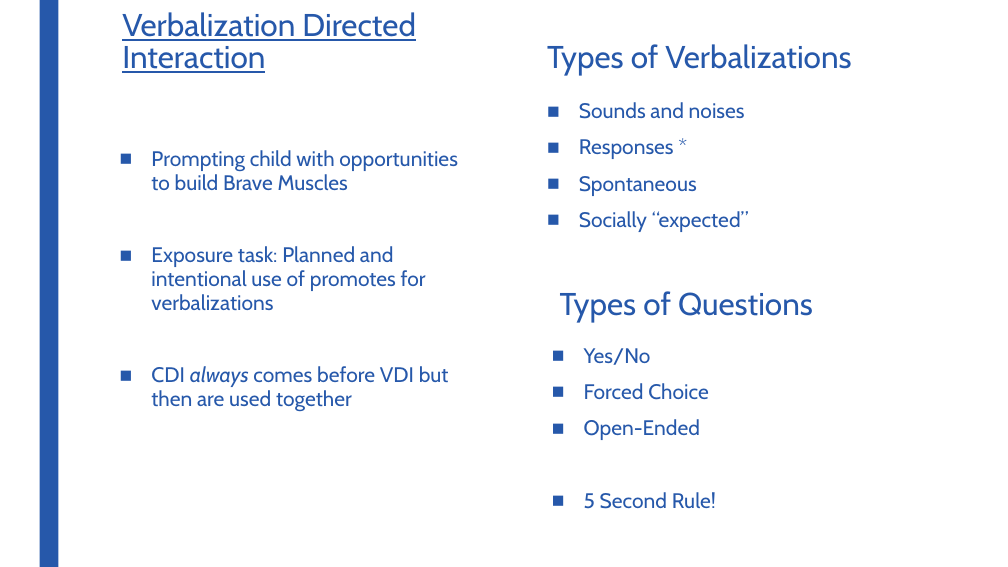
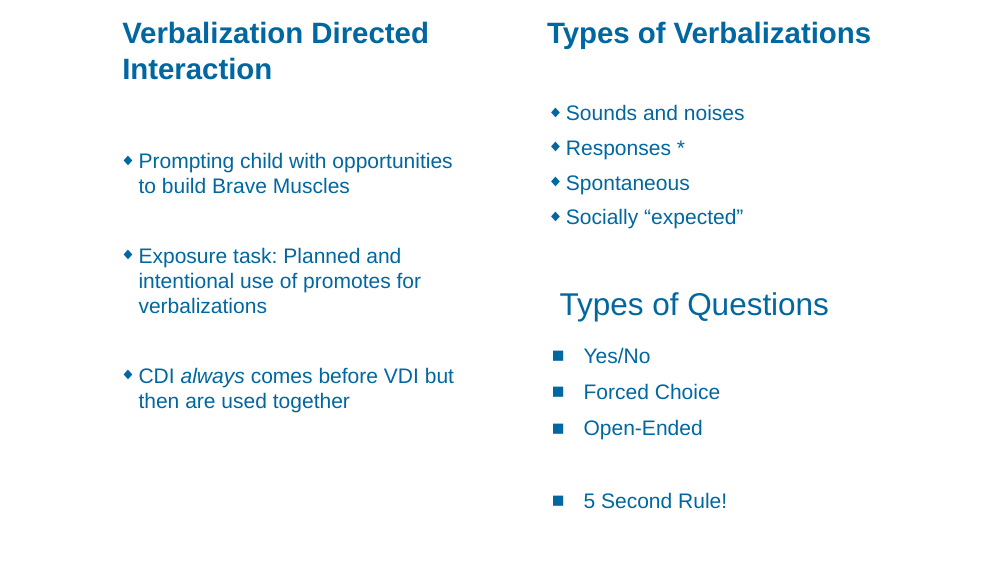
Before and after one commit to ChildMindInstitute/RA-Didactics, a slide deck: slide 15 of Clinical_Disorders/Selective_Mutism.pptx (slide 16 before the commit). Drawn at 1008x567 pixels with LibreOffice and Linux fonts; fonts in the diff are those of the drawing; background and template pictures are left out. Boxes give left, top, right and bottom in pixels: in the first picture for what was removed or moved away, otherwise in the second. Text is boxed around its words. In the diff, an @@ line names an element or a change of style, - is before the commit and + after.

```diff
--- a/Clinical_Disorders/Selective_Mutism.pptx
+++ b/Clinical_Disorders/Selective_Mutism.pptx
@@ rectangle removed at [39,0,58,567] @@
@@ text "Verbalization Directed Interaction" at [122,21,429,80]: size 30 to 28 pt, font Cabin to Arial, text colour #2658AA to #0067A0, bold on, underline off; line spacing 0.84 to 1; more space between paragraphs; vertical alignment bottom to top @@
@@ text "Types of Verbalizations" at [547,21,871,49]: size 30 to 28 pt, font Cabin to Arial, text colour #2658AA to #0067A0, bold on; line spacing 0.84 to 1; more space between paragraphs; vertical alignment bottom to top @@
@@ text "Sounds and noises" at [566,104,745,229]: font Cabin to Arial, text colour #2658AA to #0067A0; bullet ■ to ◆; line spacing 0.94 to 1; less space between paragraphs @@
@@ text "Prompting child with opportunities to ..." at [139,152,454,412]: font Cabin to Arial, text colour #2658AA to #0067A0; bullet ■ to ◆; line spacing 0.94 to 1; less space between paragraphs @@
@@ text "Types of Questions" at [560,292,829,321]: font Cabin to Arial, text colour #2658AA to #0067A0 @@
@@ text "Yes/No" at [584,347,727,509]: font Cabin to Arial, text colour #2658AA to #0067A0 @@
```
Also in this commit, not shown: 17 other slides changed, 1 slide removed.
